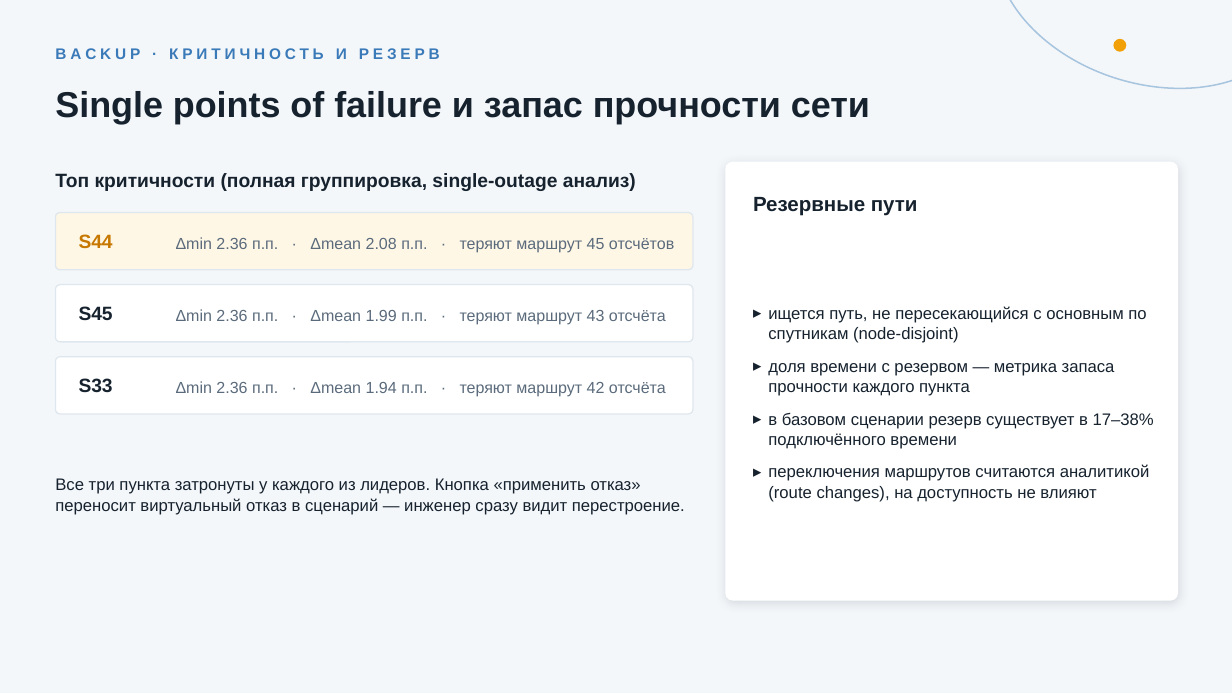
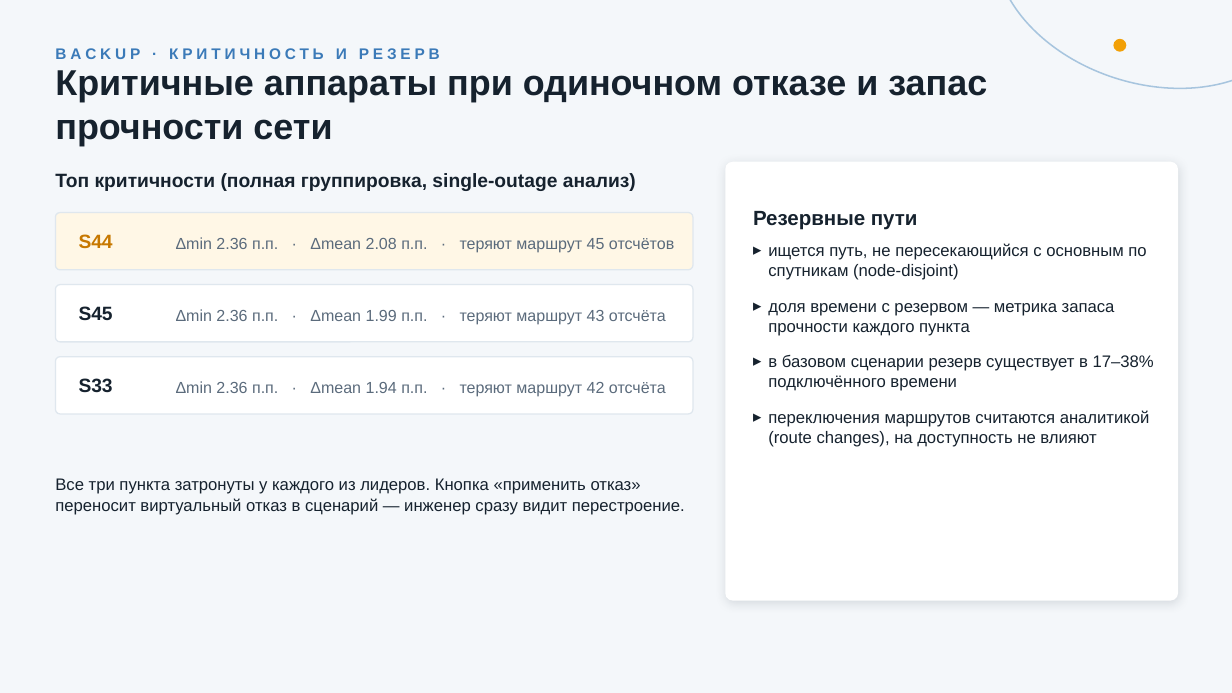
Before and after one commit to ivergit88/cosmohak, a slide deck: slide 10 of presentation/kosmo-nizni_klodiki_148.pptx. Drawn at 1232x693 pixels with LibreOffice and Linux fonts; fonts in the diff are those of the drawing. Boxes give left, top, right and bottom in pixels: in the first picture for what was removed or moved away, otherwise in the second. Text is boxed around its words. In the diff, an @@ line names an element or a change of style, - is before the commit and + after.

```diff
--- a/presentation/kosmo-nizni_klodiki_148.pptx
+++ b/presentation/kosmo-nizni_klodiki_148.pptx
@@ text at [55,70,987,145]: text changed @@
-Single points of failure и запас прочности сети
+Критичные аппараты при одиночном отказе и запас прочности сети
@@ text "Резервные пути": place and size @@
-text "Резервные пути" at [753,197,918,216]
+text "Резервные пути" at [753,211,918,230]
@@ text "ищется путь, не пересекающийся с ...": place and size @@
-text "ищется путь, не пересекающийся с ..." at [768,306,1154,502]
+text "ищется путь, не пересекающийся с ..." at [768,243,1154,447]
@@ text "ищется путь, не пересекающийся с ..." at [768,243,1154,447]: more space between paragraphs; vertical alignment middle to top @@
```
Also in this commit, not shown: 4 other slides changed, 11 other files.
